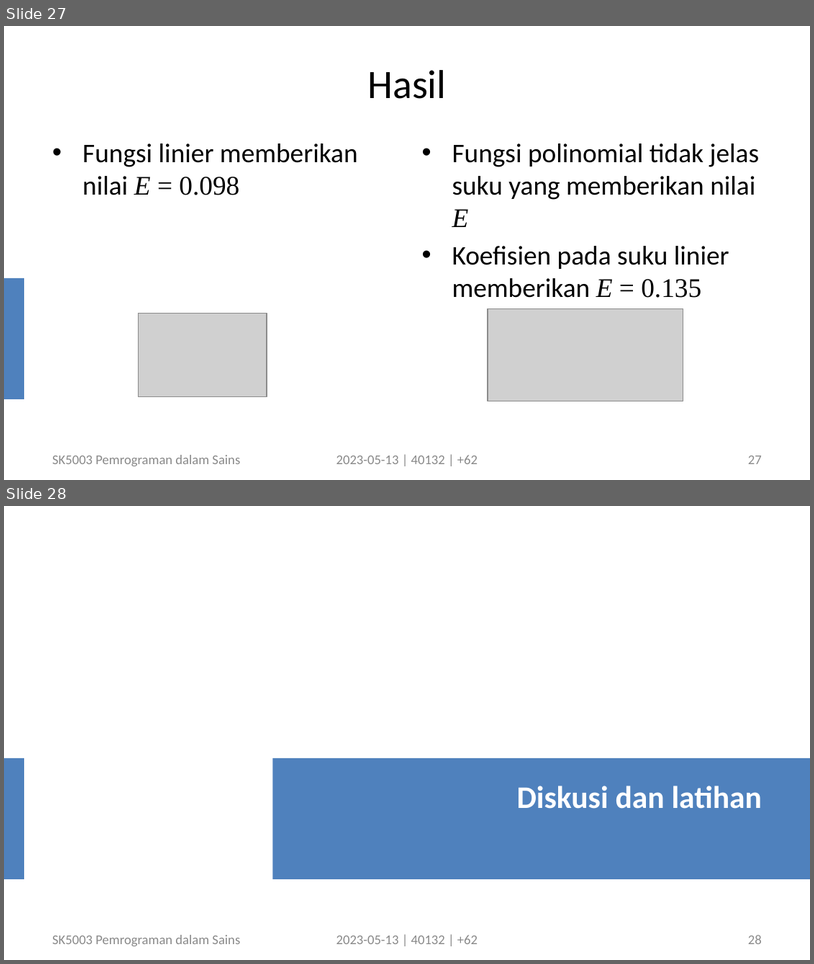
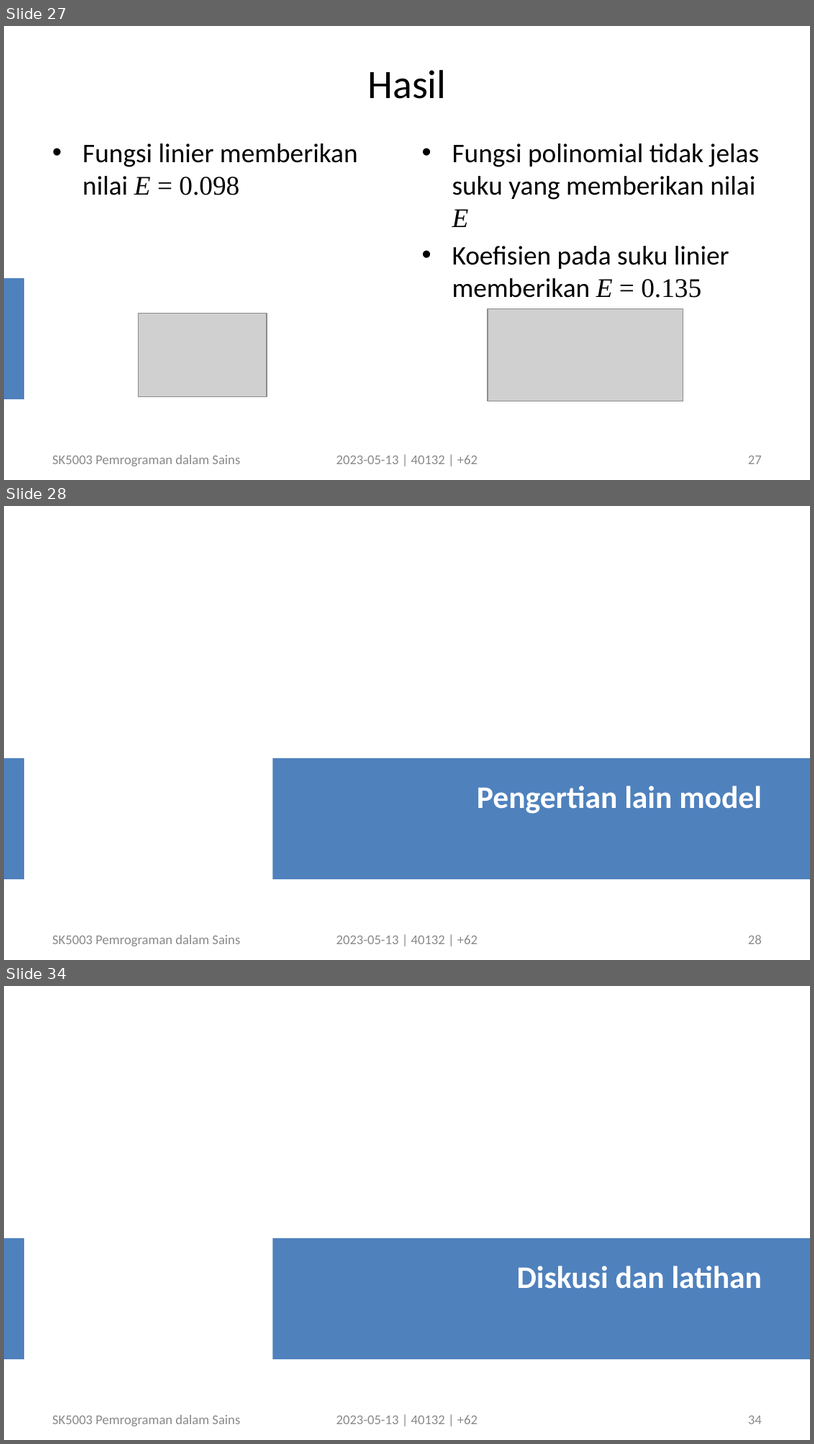
Before and after one commit to dudung/sk5003-02-2022-2, a slide deck: note/08/sk5003_w08_growth_model_20230513_v4.pptx. Shown one above the other, each under a label of ours: slides 27 and 28 before the commit, slides 27, 28 and 34 after it; the slides between them are not shown. The pictures are 814x964 and 814x1444 pixels, drawn with LibreOffice and Linux fonts; fonts in the diff are those of the drawing; grey boxes stand for pictures. Boxes give left, top, right and bottom in pixels: in the first picture for what was removed or moved away, otherwise in the second. Text is boxed around its words. In the diff, an @@ line names an element or a change of style, - is before the commit and + after.

```diff
--- a/note/08/sk5003_w08_growth_model_20230513_v4.pptx
+++ b/note/08/sk5003_w08_growth_model_20230513_v4.pptx
@@ slide 28 added at <box>4,506,810,960</box>, background #FFFFFF; not listed: 2 template elements that a slide beside it also shows @@
@@ text added at <box>477,785,762,813</box>, 28 pt, text #FFFFFF, bold @@
+Pengertian lain model
@@ text added at <box>52,934,240,946</box>, 12 pt, text #898989 @@
+SK5003 Pemrograman dalam Sains
@@ text added at <box>337,934,478,944</box>, 12 pt, text #898989 @@
+2023-05-13 | 40132 | +62
@@ page number added at <box>748,934,762,944</box>, 12 pt, text #8C8C8C @@
+28
@@ what was slide 28 is now slide 34 @@
@@ page number at <box>748,1415,762,1424</box>: text changed @@
-28
+34
```
Also in this commit, not shown: 3 slides changed, 5 other slides added.
